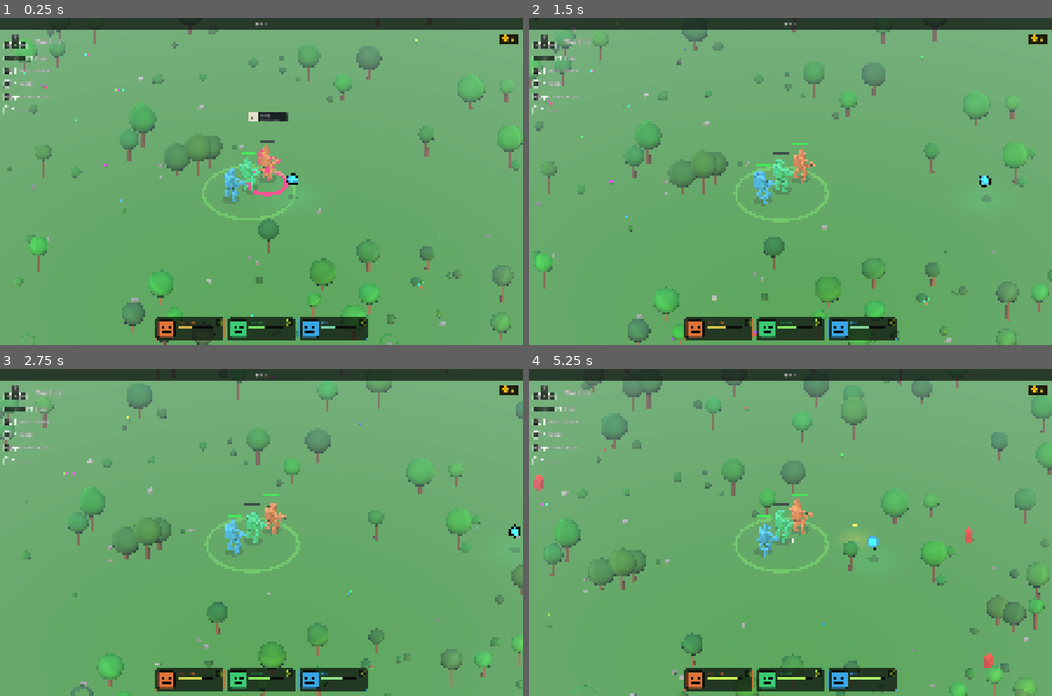
Above: before the commit, frames 1-4 (two rows, left to right).
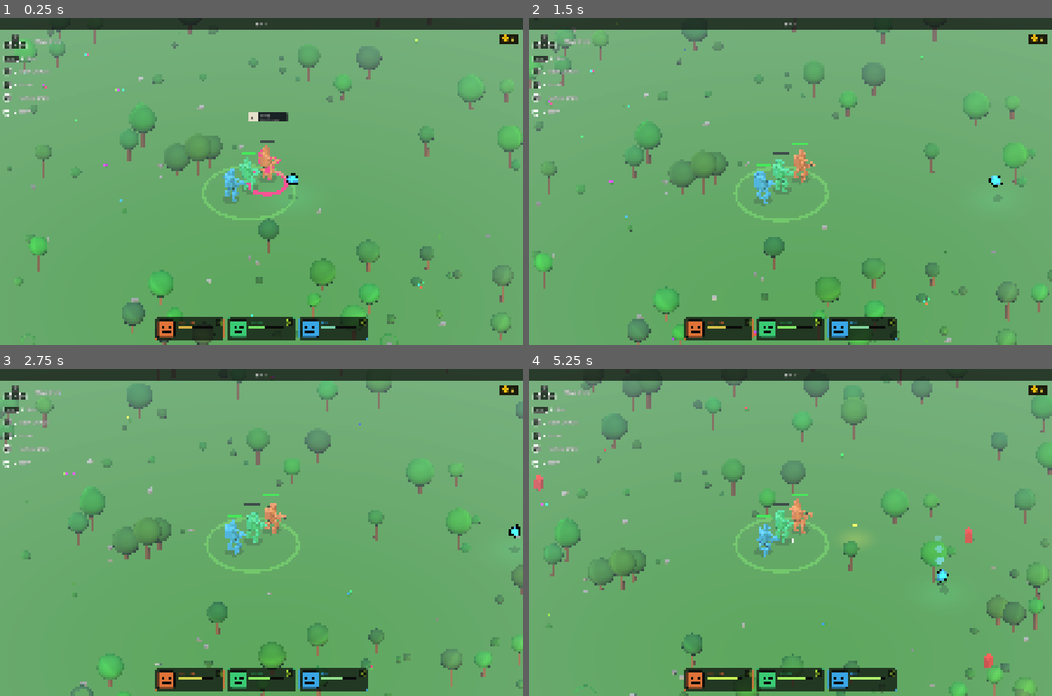
Above: after the commit, the same moments.

Repository: Jojjo1010/MechGame
Game: Godot game, scene res://scenes/game/Game.tscn
The game is run twice, just before and just after one commit, with the same random seed, the same clock (stepped at 60 frames per second) and the same inputs.
Inputs (mouse positions are in pixels of both pictures, inside the frame that each line leads up to):
- Up to frame 1 (0.25 s): no input
- Up to frame 2 (1.5 s): tap Enter at 0.5 s; move the mouse to (905, 165) at 0.52 s; hold D 0.53-1.25 s; hold Shift 0.53-1.25 s; click (905, 165) at 0.67 s; tap Space at 0.77, 0.8, 1.07 s; drag from (685, 197) to (764, 246) at 1.27 s
- Up to frame 3 (2.75 s): move the mouse to (313, 460) at 2.02 s; hold D from 2.03 s (still down); hold Shift from 2.03 s (still down); tap Space at 2.3 s
- Up to frame 4 (5.25 s): release D at 2.75 s; release Shift at 2.75 s; drag from (764, 597) to (633, 483) at 2.77 s; move the mouse to (947, 581) at 3.52 s; hold A 3.53-4.25 s; hold Space 3.53-4.25 s; tap E at 3.6 s; drag from (633, 483) to (712, 450) at 4.27 s; move the mouse to (816, 532) at 5.02 s; hold S from 5.03 s (still down); hold Shift from 5.03 s (still down); click (816, 532) at 5.17 s

The runs differ from the first frame. In frame 1, 0.3% of the frame differs, in the area x 0-10%, y 11-31%; in frame 2, 0.5%; in frame 3, 0.4%; in frame 4, 0.6%, in the area x 0-81%, y 11-66%.

Commit message:
Rebind dash to Shift

Diff:
--- a/scenes/drones/Drone.gd
+++ b/scenes/drones/Drone.gd
@@ -40,7 +40,7 @@
 var _dash_ghost_t:   float = 0.0
 var _dash_dir:       Vector3 = Vector3.ZERO   # direction the current dash is travelling in
 var _dash_hit_set:   Dictionary = {}          # enemies already punched-through in current dash
-var _space_was_down: bool = false              # edge-detect for polled Space key
+var _shift_was_down: bool = false              # edge-detect for polled Shift key
 
 func _ready() -> void:
 	add_to_group("drones")
@@ -130,15 +130,15 @@
 	if not player_controlled:
 		return
 
-	# Poll Space for dash on the rising edge. Polling instead of using the _input
-	# event callback avoids cases where the engine/keyboard drops the Space-down
+	# Poll Shift for dash on the rising edge. Polling instead of using the _input
+	# event callback avoids cases where the engine/keyboard drops the Shift-down
 	# event when WASD is already held — the original symptom was "dash only fires
 	# when standing still". Input.is_key_pressed reads the live key state, so it
 	# works regardless of event-stream quirks.
-	var space_now := Input.is_key_pressed(KEY_SPACE)
-	if space_now and not _space_was_down and not repair_locked:
+	var shift_now := Input.is_key_pressed(KEY_SHIFT)
+	if shift_now and not _shift_was_down and not repair_locked:
 		_try_dash()
-	_space_was_down = space_now
+	_shift_was_down = shift_now
 
 	if repair_locked:
 		position.z -= MECH_SPEED * RunManager.line_speed_mult * delta   # keep marching with mechs, block player input
--- a/scenes/ui/ControlsLegend.gd
+++ b/scenes/ui/ControlsLegend.gd
@@ -1,13 +1,13 @@
 extends CanvasLayer
 
 # Left-side controls list. Each row uses a chip that mimics the actual input —
-# real keyboard caps for letter keys, a 4-key WASD cluster, a wide spacebar,
+# real keyboard caps for letter keys, a 4-key WASD cluster, a wide shift key,
 # and a procedural mouse icon for scroll. Reads at a glance: players see the
 # input, not an abstract label.
 
 const ENTRIES := [
 	{key = "WASD",   icon = "move",   action = "Move drone"},
-	{key = "Space",  icon = "dash",   action = "Dash"},
+	{key = "Shift",  icon = "dash",   action = "Dash"},
 	{key = "E",      icon = "ult",    action = "Mech ultimate"},
 	{key = "F",      icon = "repair", action = "Repair"},
 	{key = "Q",      icon = "camera", action = "Camera angle"},
@@ -20,8 +20,8 @@
 const ROW_SEP    := 8    # chip ↔ icon ↔ label inside a row
 const KEY_SIZE   := 40.0 # 5×8
 const KEY_GAP    := 4    # half-step
-const SPACE_W    := 128.0
-const SPACE_H    := 32.0
+const SHIFT_W    := 80.0
+const SHIFT_H    := 40.0
 const MOUSE_W    := 32.0
 const MOUSE_H    := 48.0
 const ICON_SIZE  := 32.0
@@ -29,7 +29,7 @@
 const TITLE_FONT  := UITheme.FONT_HEADING_M  # 32
 const ACTION_FONT := UITheme.FONT_LABEL_CAPS # 24
 const KEY_FONT    := UITheme.FONT_LABEL_CAPS # 24 — same tier as action labels
-const SPACE_FONT  := UITheme.FONT_BODY       # 16
+const SHIFT_FONT  := UITheme.FONT_BODY       # 16
 const PANEL_PAD_H := 24.0
 const PANEL_PAD_V := 32.0   # generous top/bottom breathing room
 const PANEL_CORNER_R := 16   # rounded — gentle, not pill-shaped
@@ -98,7 +98,7 @@
 func _make_chip(key_text: String) -> Control:
 	match key_text:
 		"WASD":   return _make_wasd_cluster()
-		"Space":  return _make_key_cap("SPACE", SPACE_W, SPACE_H, SPACE_FONT)
+		"Shift":  return _make_key_cap("SHIFT", SHIFT_W, SHIFT_H, SHIFT_FONT)
 		"Scroll": return _make_mouse_chip()
 		_:        return _make_key_cap(key_text, KEY_SIZE, KEY_SIZE, KEY_FONT)
 
